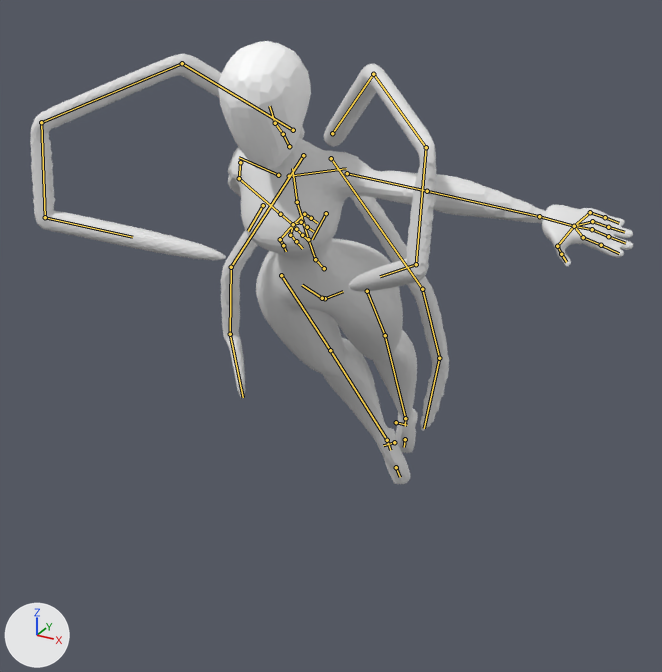
The glTF model scarlett-overload/Assets/Models/Player.glb: old version first, new version second.
The view is the same before and after, from a camera (50 mm lens) standing at (1.13, -2.03, 1.96) and looking at (-0.01, 0.04, 0.93). Lighting does not change. The marker at lower left points along +X, +Y and +Z. The first picture is the older version. Both versions are drawn at frame 10 of the action 'Parry'; the numbers are the values there. The bones that bend it are drawn over the model as lines.

Names of what the first picture shows: 'Body', 'BottomArms', 'Hand', 'Head', 'TopArms'.
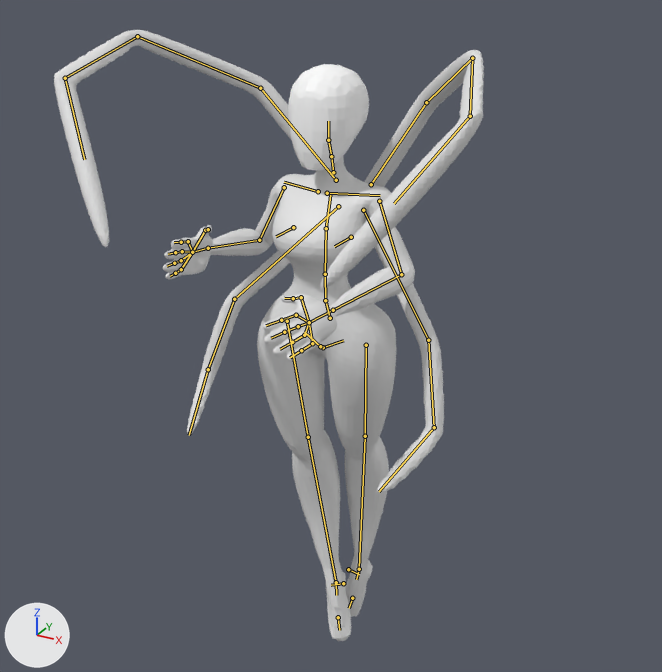
Edits to the bpy script that builds the scene:
```text
Change bone_spine:
    where bone_spine = bpy.data.objects['BodyRig'].pose.bones['spine']
    bone_spine.location: (0.0, 0.156, -0.026) -> (0.0, 0.0, 0.0)
    bone_spine.rotation_quaternion: (0.967, 0.253, 0.028, -0.016) -> (1.0, 0.0, 0.0, 0.0)  # degrees (29, 4, -1) -> degrees (0, 0, 0)
Change bone_upper_arm_l:
    where bone_upper_arm_l = bpy.data.objects['BodyRig'].pose.bones['upper_arm.L']  # child of 'shoulder.L'
    bone_upper_arm_l.rotation_quaternion: (1.0, 0.0, 0.0, 0.0) -> (0.886, 0.165, 0.006, -0.433)  # degrees (0, 0, 0) -> degrees (17, 9, -51)
Change bone_forearm_l:
    where bone_forearm_l = bpy.data.objects['BodyRig'].pose.bones['forearm.L']  # child of 'upper_arm.L'
    bone_forearm_l.rotation_quaternion: (1.0, 0.0, 0.0, 0.0) -> (0.765, 0.637, 0.097, -0.024)  # degrees (0, 0, 0) -> degrees (80, 10, 5)
Change bone_upper_arm_r:
    where bone_upper_arm_r = bpy.data.objects['BodyRig'].pose.bones['upper_arm.R']  # child of 'shoulder.R'
    bone_upper_arm_r.rotation_quaternion: (0.889, -0.188, -0.084, 0.409) -> (0.898, -0.006, -0.042, 0.438)  # degrees (-24, 0, 49) -> degrees (-3, -4, 52)
Change bone_forearm_r:
    where bone_forearm_r = bpy.data.objects['BodyRig'].pose.bones['forearm.R']  # child of 'upper_arm.R'
    bone_forearm_r.rotation_quaternion: (0.96, -0.056, 0.055, 0.271) -> (0.587, 0.794, 0.122, 0.099)  # degrees (-4, 8, 31) -> degrees (107, -1, 18)
Change bone_toparms_r_02:
    where bone_toparms_r_02 = bpy.data.objects['BodyRig'].pose.bones['TopArms.R.02']  # child of 'TopArms.R'
    bone_toparms_r_02.rotation_quaternion: (0.983, 0.123, 0.006, 0.136) -> (1.0, 0.0, 0.0, 0.0)  # degrees (14, -1, 16) -> degrees (0, 0, 0)
Change bone_toparms_r_03:
    where bone_toparms_r_03 = bpy.data.objects['BodyRig'].pose.bones['TopArms.R.03']  # child of 'TopArms.R.02'
    bone_toparms_r_03.rotation_quaternion: (0.988, 0.125, 0.054, 0.066) -> (1.0, 0.0, 0.0, 0.0)  # degrees (15, 5, 8) -> degrees (0, 0, 0)
Change bone_toparms_r_04:
    where bone_toparms_r_04 = bpy.data.objects['BodyRig'].pose.bones['TopArms.R.04']  # child of 'TopArms.R.03'
    bone_toparms_r_04.rotation_quaternion: (0.971, 0.191, 0.139, -0.02) -> (1.0, 0.0, 0.0, 0.0)  # degrees (22, 16, 1) -> degrees (0, 0, 0)
Change bone_toparms_l_02:
    where bone_toparms_l_02 = bpy.data.objects['BodyRig'].pose.bones['TopArms.L.02']  # child of 'TopArms.L'
    bone_toparms_l_02.rotation_quaternion: (0.99, 0.103, -0.029, -0.092) -> (1.0, 0.0, 0.0, 0.0)  # degrees (12, -2, -11) -> degrees (0, 0, 0)
Change bone_toparms_l_03:
    where bone_toparms_l_03 = bpy.data.objects['BodyRig'].pose.bones['TopArms.L.03']  # child of 'TopArms.L.02'
    bone_toparms_l_03.rotation_quaternion: (0.982, 0.173, -0.036, -0.066) -> (1.0, 0.0, 0.0, 0.0)  # degrees (20, -3, -8) -> degrees (0, 0, 0)
Change bone_toparms_l_04:
    where bone_toparms_l_04 = bpy.data.objects['BodyRig'].pose.bones['TopArms.L.04']  # child of 'TopArms.L.03'
    bone_toparms_l_04.rotation_quaternion: (0.971, 0.036, -0.051, -0.229) -> (1.0, 0.0, 0.0, 0.0)  # degrees (5, -5, -27) -> degrees (0, 0, 0)
Change bone_bottomarms_r:
    where bone_bottomarms_r = bpy.data.objects['BodyRig'].pose.bones['BottomArms.R']  # child of 'spine'
    bone_bottomarms_r.rotation_quaternion: (0.999, 0.005, 0.016, 0.046) -> (1.0, 0.0, 0.0, 0.0)  # degrees (1, 2, 5) -> degrees (0, 0, 0)
Change bone_bottomarms_r_03:
    where bone_bottomarms_r_03 = bpy.data.objects['BodyRig'].pose.bones['BottomArms.R.03']  # child of 'BottomArms.R.02'
    bone_bottomarms_r_03.rotation_quaternion: (0.929, -0.079, 0.309, 0.189) -> (1.0, 0.0, 0.0, 0.0)  # degrees (-2, 37, 22) -> degrees (0, 0, 0)
Change bone_bottomarms_l:
    where bone_bottomarms_l = bpy.data.objects['BodyRig'].pose.bones['BottomArms.L']  # child of 'spine'
    bone_bottomarms_l.rotation_quaternion: (0.997, -0.05, 0.028, -0.048) -> (1.0, 0.0, 0.0, 0.0)  # degrees (-6, 3, -6) -> degrees (0, 0, 0)
Change bone_bottomarms_l_03:
    where bone_bottomarms_l_03 = bpy.data.objects['BodyRig'].pose.bones['BottomArms.L.03']  # child of 'BottomArms.L.02'
    bone_bottomarms_l_03.rotation_quaternion: (0.971, -0.067, 0.065, 0.218) -> (1.0, 0.0, 0.0, 0.0)  # degrees (-6, 9, 25) -> degrees (0, 0, 0)
```

Pixel boxes [x1, y1, x2, y2] of what changed, in the pictures (662 x 672 px):
'Body', posed (36% narrower, 40% taller)
    before: [228, 137, 547, 484]
    after: [210, 156, 415, 641]
'TopArms', posed (9% taller)
    before: [30, 54, 436, 292]
    after: [54, 30, 484, 289]
'Head', posed (12% narrower, 17% shorter)
    before: [219, 41, 311, 170]
    after: [288, 64, 369, 171]
'BottomArms', posed
    before: [221, 195, 449, 431]
    after: [187, 217, 444, 492]
'Hand', posed
    before: [542, 204, 633, 266]
    after: [163, 225, 337, 361]
bone 'spine', root to tip
    before: (324, 268) to (315, 259)
    after: (330, 318) to (325, 300)
bone 'upper_arm.L', root to tip
    before: (347, 173) to (427, 191)
    after: (379, 201) to (401, 274)
bone 'forearm.L', root to tip
    before: (427, 191) to (539, 216)
    after: (401, 274) to (333, 310)
bone 'upper_arm.R', root to tip
    before: (240, 162) to (239, 178)
    after: (284, 187) to (259, 240)
bone 'forearm.R', root to tip
    before: (239, 178) to (280, 214)
    after: (259, 240) to (208, 248)
bone 'TopArms.R.02', root to tip
    before: (182, 63) to (41, 122)
    after: (260, 88) to (137, 36)
bone 'TopArms.R.03', root to tip
    before: (41, 122) to (45, 217)
    after: (137, 36) to (65, 78)
bone 'TopArms.R.04', root to tip
    before: (45, 217) to (132, 237)
    after: (65, 78) to (84, 159)
bone 'TopArms.L.02', root to tip
    before: (373, 74) to (426, 147)
    after: (426, 102) to (472, 58)
bone 'TopArms.L.03', root to tip
    before: (426, 147) to (416, 264)
    after: (472, 58) to (470, 116)
bone 'TopArms.L.04', root to tip
    before: (416, 264) to (380, 276)
    after: (470, 116) to (394, 203)
bone 'BottomArms.R', root to tip
    before: (303, 155) to (231, 267)
    after: (338, 206) to (234, 299)
bone 'BottomArms.R.03', root to tip
    before: (230, 334) to (243, 397)
    after: (208, 369) to (189, 435)
bone 'BottomArms.L', root to tip
    before: (331, 158) to (422, 289)
    after: (363, 210) to (428, 340)
bone 'BottomArms.L.03', root to tip
    before: (439, 358) to (424, 428)
    after: (434, 427) to (379, 491)
